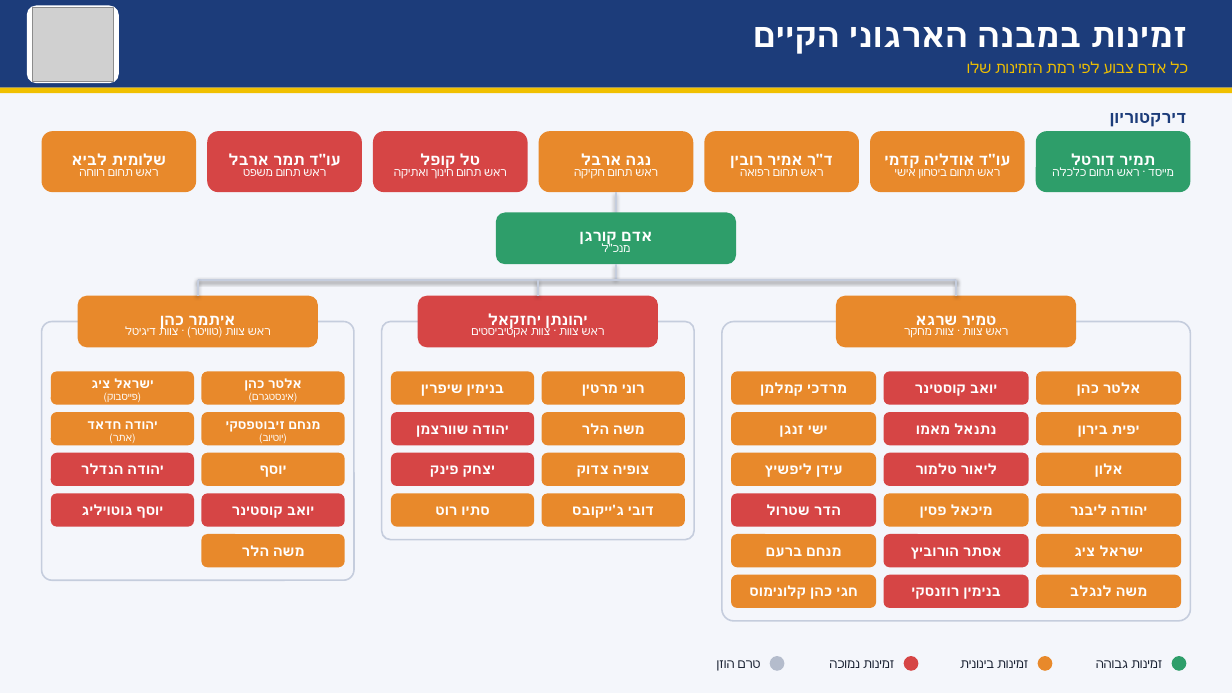
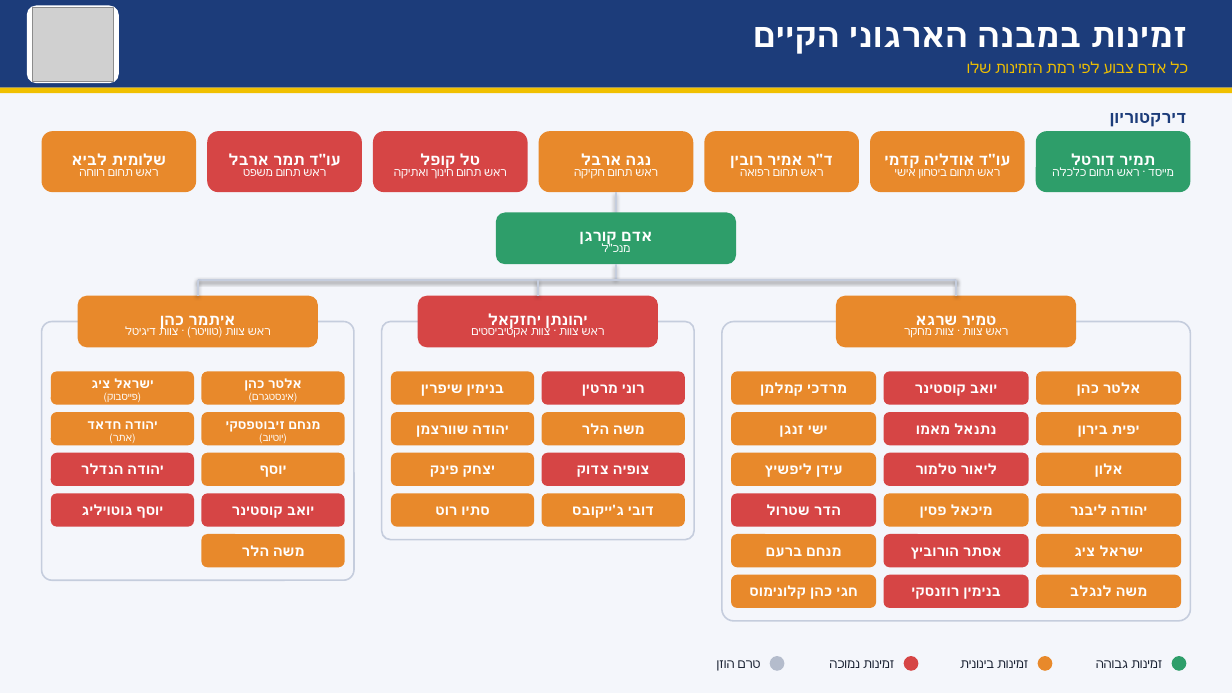
Before and after one commit to akurgana-ctrl/project-2, a slide deck: slide 2 of presentation/out/koach-hitarvut.pptx. Drawn at 1232x693 pixels with LibreOffice and Linux fonts; fonts in the diff are those of the drawing; grey boxes stand for pictures. Boxes give left, top, right and bottom in pixels: in the first picture for what was removed or moved away, otherwise in the second. Text is boxed around its words. In the diff, an @@ line names an element or a change of style, - is before the commit and + after.

```diff
--- a/presentation/out/koach-hitarvut.pptx
+++ b/presentation/out/koach-hitarvut.pptx
@@ rounded rectangle at [542,372,685,405]: fill #E8892B to #D64545 @@
@@ rounded rectangle at [391,412,534,445]: fill #D64545 to #E8892B @@
@@ rounded rectangle at [391,453,534,486]: fill #D64545 to #E8892B @@
@@ rounded rectangle at [542,453,685,486]: fill #E8892B to #D64545 @@
```
Also in this commit, not shown: 1 other file.
